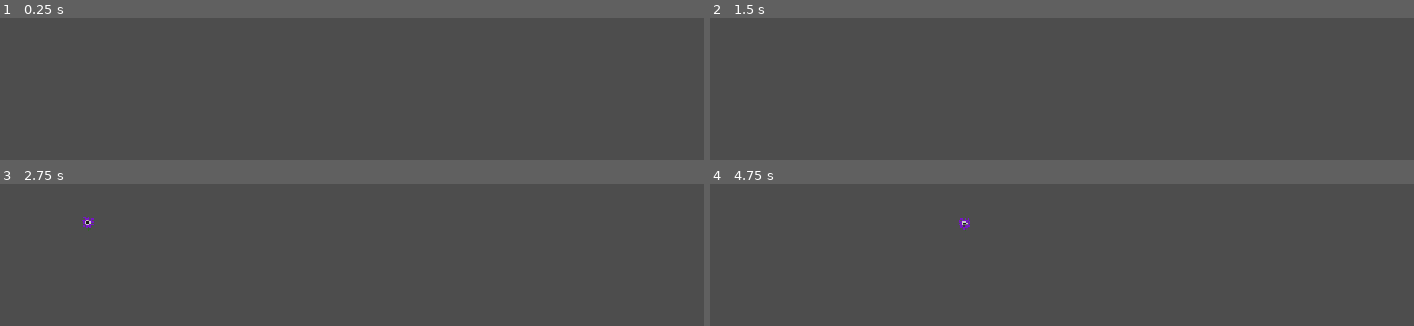
Above: before the commit, frames 1-4 (two rows, left to right).
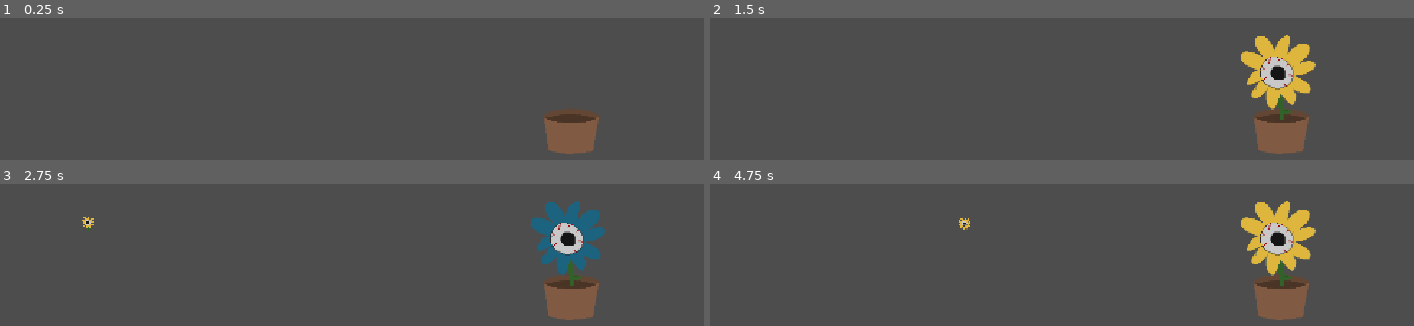
Above: after the commit, the same moments.

Repository: Hbox2000/SaturdayCheese-GameJam
Game: Godot game, scene res://Scenes/game.tscn
The game is run twice, just before and just after one commit, with the same random seed, the same clock (stepped at 60 frames per second) and the same inputs.
Inputs:
- Up to frame 1 (0.25 s): no input
- Up to frame 2 (1.5 s): tap Enter at 0.5 s; hold Right (ui_right) 0.53-1.28 s; tap Space at 1.25 s; hold Left (ui_left) from 1.28 s (still down)
- Up to frame 3 (2.75 s): release Left (ui_left) at 2.03 s; hold Right (ui_right) from 2.03 s (still down)
- Up to frame 4 (4.75 s): tap Enter at 2.75 s; tap Space at 3.5 s; release Right (ui_right) at 3.53 s; hold Left (ui_left) from 3.53 s (still down)

The runs differ from the first frame. In frame 1, 2.1% of the frame differs, in the area x 77-86%, y 64-96%; in frame 2, 5.5%; in frame 3, 5.4%; in frame 4, 5.6%, in the area x 35-87%, y 11-96%.

Commit message:
Created basic pots

Diff:
--- a/Scenes/game.tscn
+++ b/Scenes/game.tscn
@@ -1,6 +1,7 @@
 [gd_scene format=3 uid="uid://dmag40c803yf3"]
 
 [ext_resource type="PackedScene" uid="uid://7pllmm3y1gt3" path="res://Scenes/seed.tscn" id="1_ebmjs"]
+[ext_resource type="PackedScene" uid="uid://ctpvwjw5hufp7" path="res://Scenes/pot.tscn" id="2_qxrlw"]
 
 [node name="Game" type="Node2D" unique_id=173103109]
 
@@ -8,3 +9,6 @@
 
 [node name="Seed" parent="." unique_id=625082182 instance=ExtResource("1_ebmjs")]
 position = Vector2(-580, -317)
+
+[node name="Pot" parent="." unique_id=1865387772 instance=ExtResource("2_qxrlw")]
+position = Vector2(247, -91)
--- /dev/null
+++ b/Scenes/net.tscn
@@ -0,0 +1,5 @@
+[gd_scene format=3 uid="uid://cir5v0ri6kidm"]
+
+[ext_resource type="PackedScene" uid="uid://dupkpwef6c11r" path="res://Scenes/tool.tscn" id="1_0ln44"]
+
+[node name="Net" unique_id=371491515 instance=ExtResource("1_0ln44")]
--- a/Scenes/plant.tscn
+++ b/Scenes/plant.tscn
@@ -1,8 +1,10 @@
 [gd_scene format=3 uid="uid://dqfbkw0idq5u5"]
 
 [ext_resource type="Script" uid="uid://bw0a8bcnppwfv" path="res://Scripts/plant.gd" id="1_fgu4o"]
+[ext_resource type="Texture2D" uid="uid://bb1qapu77kplb" path="res://Assets/Plants/0_DebugPlant/0_DebugPlant.png" id="2_6gypx"]
 
 [node name="Plant" type="Node2D" unique_id=159524348]
 script = ExtResource("1_fgu4o")
 
 [node name="Sprite2D" type="Sprite2D" parent="." unique_id=1709508351]
+texture = ExtResource("2_6gypx")
--- /dev/null
+++ b/Scenes/pot.tscn
@@ -0,0 +1,24 @@
+[gd_scene format=3 uid="uid://ctpvwjw5hufp7"]
+
+[ext_resource type="Texture2D" uid="uid://ditggacbww4px" path="res://Assets/DebugAssets/debugPot.png" id="1_cc2i1"]
+[ext_resource type="Script" uid="uid://bwv267opqjgwo" path="res://Scripts/pot.gd" id="1_rj0eo"]
+[ext_resource type="PackedScene" uid="uid://dqfbkw0idq5u5" path="res://Scenes/plant.tscn" id="3_tpvhl"]
+
+[sub_resource type="RectangleShape2D" id="RectangleShape2D_oki1f"]
+size = Vector2(78, 66)
+
+[node name="Pot" type="Node2D" unique_id=1865387772]
+script = ExtResource("1_rj0eo")
+
+[node name="Area2D" type="Area2D" parent="." unique_id=1789276842]
+
+[node name="CollisionShape2D" type="CollisionShape2D" parent="Area2D" unique_id=1956047614]
+position = Vector2(0, 4)
+shape = SubResource("RectangleShape2D_oki1f")
+
+[node name="Sprite2D" type="Sprite2D" parent="." unique_id=525173861]
+texture = ExtResource("1_cc2i1")
+
+[node name="Plant" parent="." unique_id=159524348 instance=ExtResource("3_tpvhl")]
+visible = false
+position = Vector2(-8, -74)
--- /dev/null
+++ b/Scenes/tool.tscn
@@ -0,0 +1,6 @@
+[gd_scene format=3 uid="uid://dupkpwef6c11r"]
+
+[ext_resource type="Script" uid="uid://eivsqikg67cv" path="res://Scripts/tool.gd" id="1_v307u"]
+
+[node name="Tool" type="Node2D" unique_id=371491515]
+script = ExtResource("1_v307u")
--- a/Scripts/plant.gd
+++ b/Scripts/plant.gd
@@ -5,17 +5,18 @@
 var _plantMaxStage: int = 4;
 
 #Getting reference to sprite
-@onready var sprite_2d: Sprite2D = $Wind/Sprite2D
+@onready var sprite_2d: Sprite2D = $Sprite2D
 
 # Called when the node enters the scene tree for the first time.
 func _ready() -> void:
 	sprite_2d.texture = getTexture()
 
-
 # Basically tick
 func _process(delta: float) -> void:
 	pass
 	print("hi")
+	if Input.is_action_just_pressed("ui_right"):
+		grow()
 
 #Gets the texture from the cropManager using the texture ID and the plant's current stage
 func getTexture() -> Resource:
@@ -25,6 +26,7 @@
 func grow() -> void:
 	if (_plantStage < _plantMaxStage):
 		_plantStage += 1
+		sprite_2d.texture = cropManager.getTexture(_plantTextureId, _plantStage)
 
 	else:
 		push_error("Plant stage was somehow over the limit when calling grow()")
--- /dev/null
+++ b/Scripts/pot.gd
@@ -0,0 +1,22 @@
+extends Node2D
+
+var plantScene
+# Called when the node enters the scene tree for the first time.
+func _ready() -> void:
+	plantScene = load("res://Scenes/plant.tscn")
+
+	pass # Replace with function body.
+
+# Called every frame. 'delta' is the elapsed time since the previous frame.
+func _process(delta: float) -> void:
+	if Input.is_action_just_pressed("ui_left"):
+		addPlant(0, 0)
+
+func addPlant(plantId: int, plantStage: int):
+	var newPlant = plantScene.instantiate()
+	newPlant._plantTextureId = plantId
+	newPlant._plantStage = plantStage
+
+
+	newPlant.position = position + Vector2(-8, -74)
+	get_tree().current_scene.add_child(newPlant)
--- a/Scripts/seed.gd
+++ b/Scripts/seed.gd
@@ -11,7 +11,6 @@
 	sprite_2d.scale = sprite_2d.scale / 6
 	#_seedTextureId = randi_range(0, _seedManager.GetMaxSeeds)
 	sprite_2d.texture = getTexture() # this will error until the seed manager is implemented
-	pass # Replace with function body.
 
 
 # Called every frame. 'delta' is the elapsed time since the previous frame.
@@ -20,4 +19,4 @@
 	pass
 
 func getTexture() -> Resource:
-	return cropManager.getTexture(_seedTextureId, 2)
+	return cropManager.getTexture(_seedTextureId, 0)
--- /dev/null
+++ b/Scripts/tool.gd
@@ -0,0 +1,11 @@
+extends Node2D
+
+
+# Called when the node enters the scene tree for the first time.
+func _ready() -> void:
+	pass # Replace with function body.
+
+
+# Called every frame. 'delta' is the elapsed time since the previous frame.
+func _process(delta: float) -> void:
+	pass
Binary file added: Assets/DebugAssets/debugNet.png
Not shown, added: Assets/DebugAssets/debugNet.png.import
Binary file added: Assets/DebugAssets/debugPot.png
Not shown, added: Assets/DebugAssets/debugPot.png.import
Not shown, added: Scripts/pot.gd.uid
Not shown, added: Scripts/tool.gd.uid
